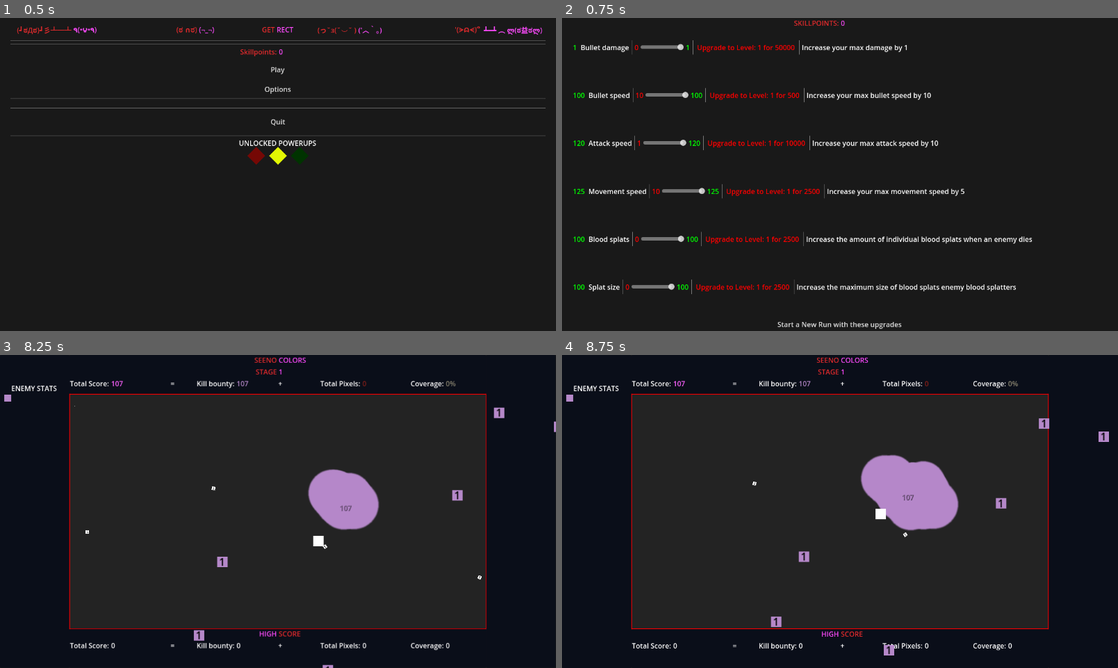
Above: before the commit, frames 1-4 (two rows, left to right).
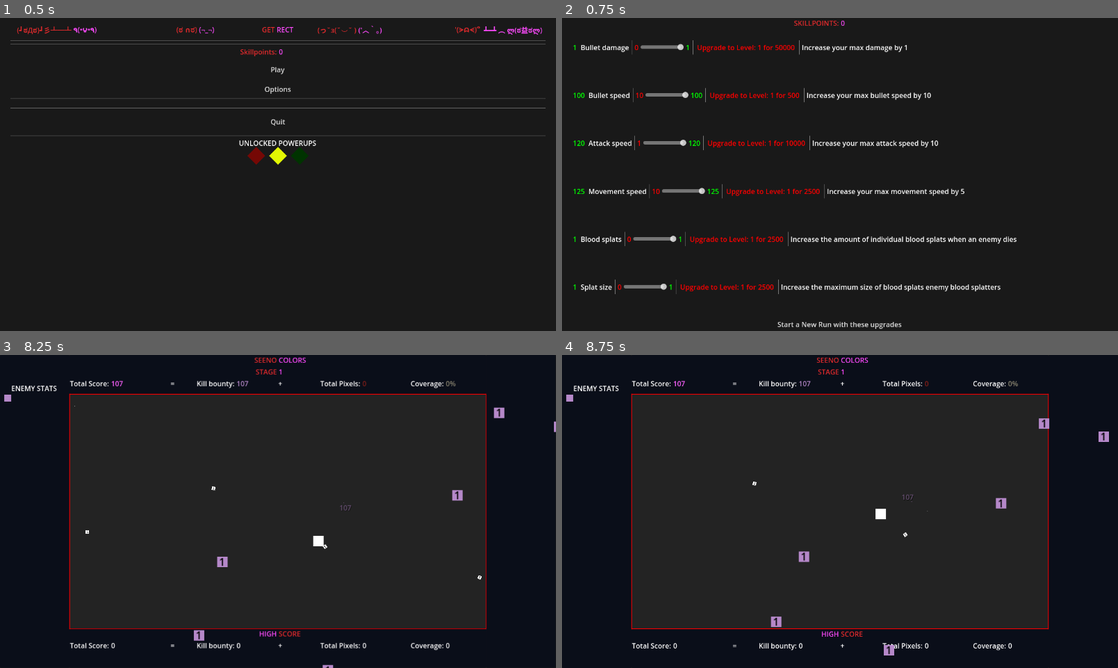
Above: after the commit, the same moments.

Repository: SeeNoirSeeNo/Get_RECT
Game: Godot game, scene res://Menu.tscn
The game is run twice, just before and just after one commit, with the same random seed, the same clock (stepped at 60 frames per second) and the same inputs.
Inputs (mouse positions are in pixels of both pictures, inside the frame that each line leads up to):
- Up to frame 1 (0.5 s): no input
- Up to frame 2 (0.75 s): click "Play" at 0.5 s
- Up to frame 3 (8.25 s): click "Start a New Run with these up…" at 1.25 s; tap Enter at 2 s; move the mouse to (5, 398) at 2.02 s; press the mouse at (5, 398) at 2.03 s; hold D (move_right) 2.03-2.78 s; move the mouse to (166, 527) at 2.77 s; release the mouse at (166, 527) at 2.78 s; hold S (move_down) 2.78-3.53 s; click (166, 527) at 2.85 s; move the mouse to (333, 442) at 3.52 s; press the mouse at (333, 442) at 3.53 s; hold D (move_right) 3.53-4.28 s; move the mouse to (250, 574) at 4.27 s; release the mouse at (250, 574) at 4.28 s; hold W (move_up) 4.28-5.03 s; click (250, 574) at 4.35 s; move the mouse to (444, 558) at 5.02 s; press the mouse at (444, 558) at 5.03 s; hold A (move_left) 5.03-6.53 s; move the mouse to (111, 464) at 5.77 s; release the mouse at (111, 464) at 5.78 s; click (111, 464) at 5.85 s; move the mouse to (305, 511) at 6.52 s; press the mouse at (305, 511) at 6.53 s; hold S (move_down) 6.53-7.28 s; move the mouse to (194, 433) at 7.27 s; release the mouse at (194, 433) at 7.28 s; hold D (move_right) 7.28-8.03 s; click (194, 433) at 7.35 s; move the mouse to (400, 495) at 8.02 s; press the mouse at (400, 495) at 8.03 s; hold W (move_up) from 8.03 s (still down)
- Up to frame 4 (8.75 s): keep holding W (move_up)

Frame 1 is identical in both runs. In frame 2, 1.8% of the frame differs, in the area x 2-85%, y 68-89%; in frame 3, 1.9%; in frame 4, 3.1%, in the area x 53-72%, y 31-57%.

Commit message:
fixed cost not updatiing
it updates now

Diff:
--- a/Shop.tscn
+++ b/Shop.tscn
@@ -92,6 +92,7 @@
 upgrade_cost = 2500
 upgrade_cost_increase = 2500
 initial_min_value = 0
+initial_max_value = 1
 
 [node name="Splat size" parent="Panel/VBoxContainer" instance=ExtResource("2_kbxip")]
 layout_mode = 2
@@ -101,6 +102,7 @@
 upgrade_cost = 2500
 upgrade_cost_increase = 2500
 initial_min_value = 0
+initial_max_value = 1
 
 [node name="New Run" type="Button" parent="Panel/VBoxContainer"]
 layout_mode = 2
--- a/Skill.gd
+++ b/Skill.gd
@@ -1,7 +1,6 @@
 extends Control
 @onready var upgrade_button = $PanelContainer/MarginContainer/VBoxContainer/HBoxContainer/UpgradeButton
 
-@onready var cost_int = $PanelContainer/MarginContainer/VBoxContainer/HBoxContainer/CostINT
 @onready var effect_label = $PanelContainer/MarginContainer/VBoxContainer/HBoxContainer/Panel/Effect_label
 
 @onready var skillname = $PanelContainer/MarginContainer/VBoxContainer/HBoxContainer/Skillname
@@ -40,9 +39,11 @@
 	skillname.text = name_of_the_skill #Init Skill Name
 	if name_of_the_skill in skill_descriptions:
 		text = skill_descriptions[name_of_the_skill]
-	update_upgrade_button_text()
+
 	slider.min_value = initial_min_value # Init Min Value
 	slider.max_value = initial_max_value + (PlayerSkills.skill_level[name_of_the_skill] * upgrade_increment)# Init Max Value
+	upgrade_cost = (PlayerSkills.skill_level[name_of_the_skill] * upgrade_cost) + upgrade_cost
+	update_upgrade_button_text()
 	slider.value = slider.max_value
 
 func update_slider_info():
